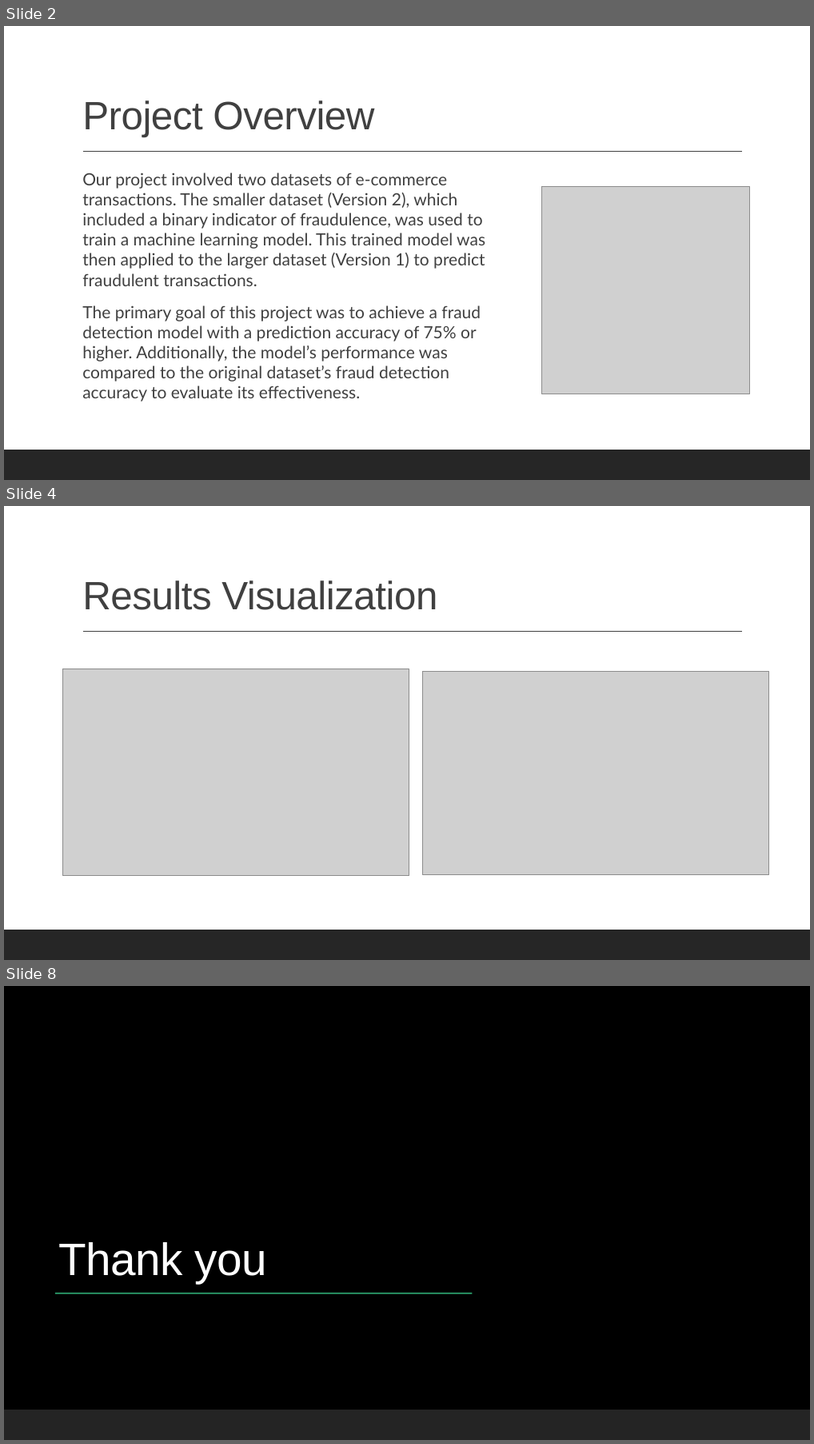
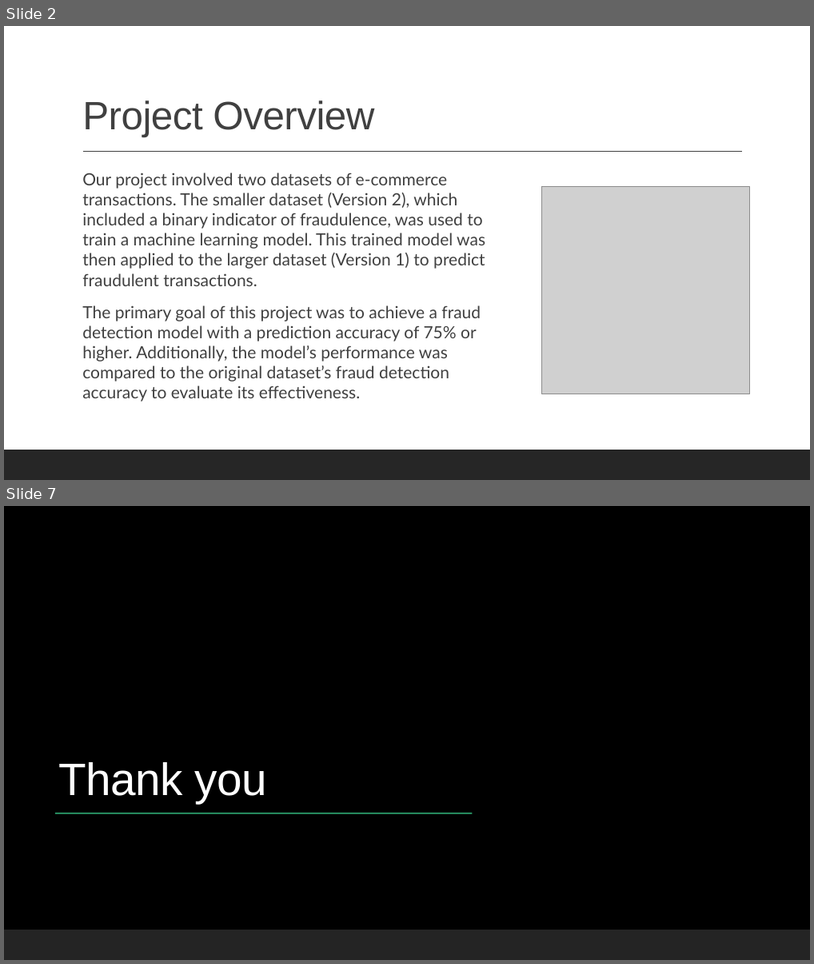
Before and after one commit to aferrodelgado/Project-4, a slide deck: Project 4 Presentation.pptx. Shown one above the other, each under a label of ours: slides 2, 4 and 8 before the commit, slides 2 and 7 after it; the slides between them are not shown. The pictures are 814x1444 and 814x964 pixels, drawn with LibreOffice and Linux fonts; fonts in the diff are those of the drawing; grey boxes stand for pictures; background and template pictures are left out. Boxes give left, top, right and bottom in pixels: in the first picture for what was removed or moved away, otherwise in the second. Text is boxed around its words. In the diff, an @@ line names an element or a change of style, - is before the commit and + after.

```diff
--- a/Project 4 Presentation.pptx
+++ b/Project 4 Presentation.pptx
@@ slide 4 removed at (4,506,810,960), background #FFFFFF @@
@@ title removed at (82,580,438,610) @@
-Results Visualization
@@ line removed from (83, 632) to (742, 632) @@
@@ picture removed at (62,668,410,876) @@
@@ picture removed at (423,672,770,875) @@
@@ rectangle removed at (4,929,810,960) @@
@@ what was slide 8 is now slide 7 @@
```
Also in this commit, not shown: 1 slide changed, 3 slides added, 3 other slides removed, 8 other files.
